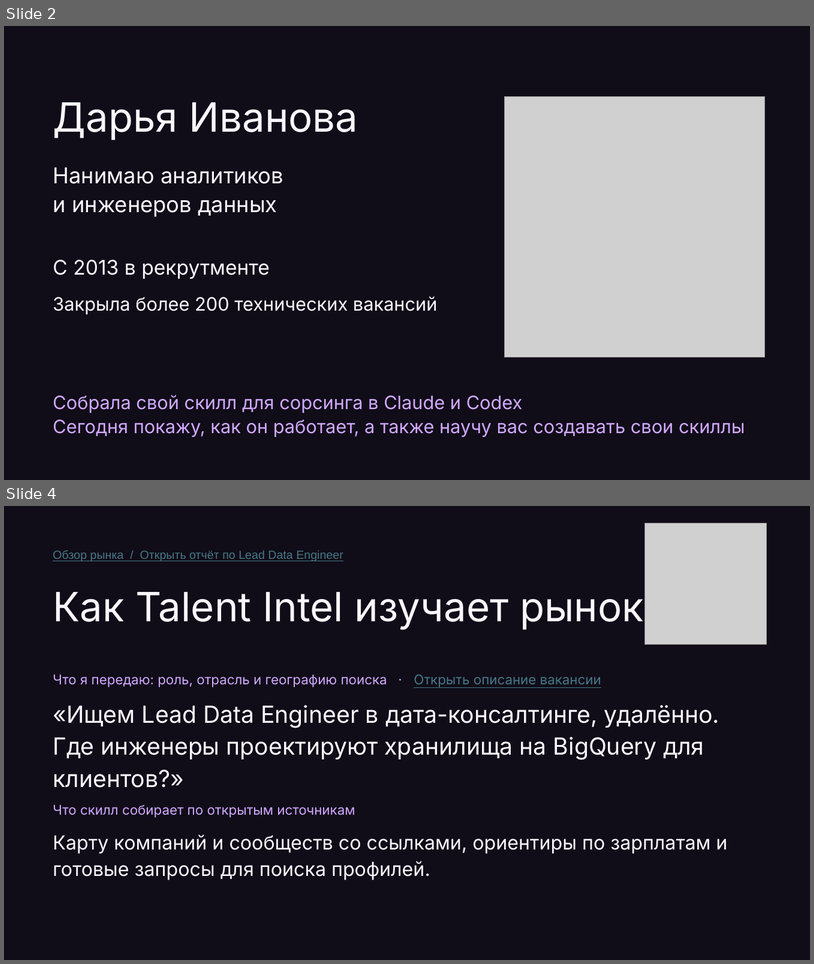
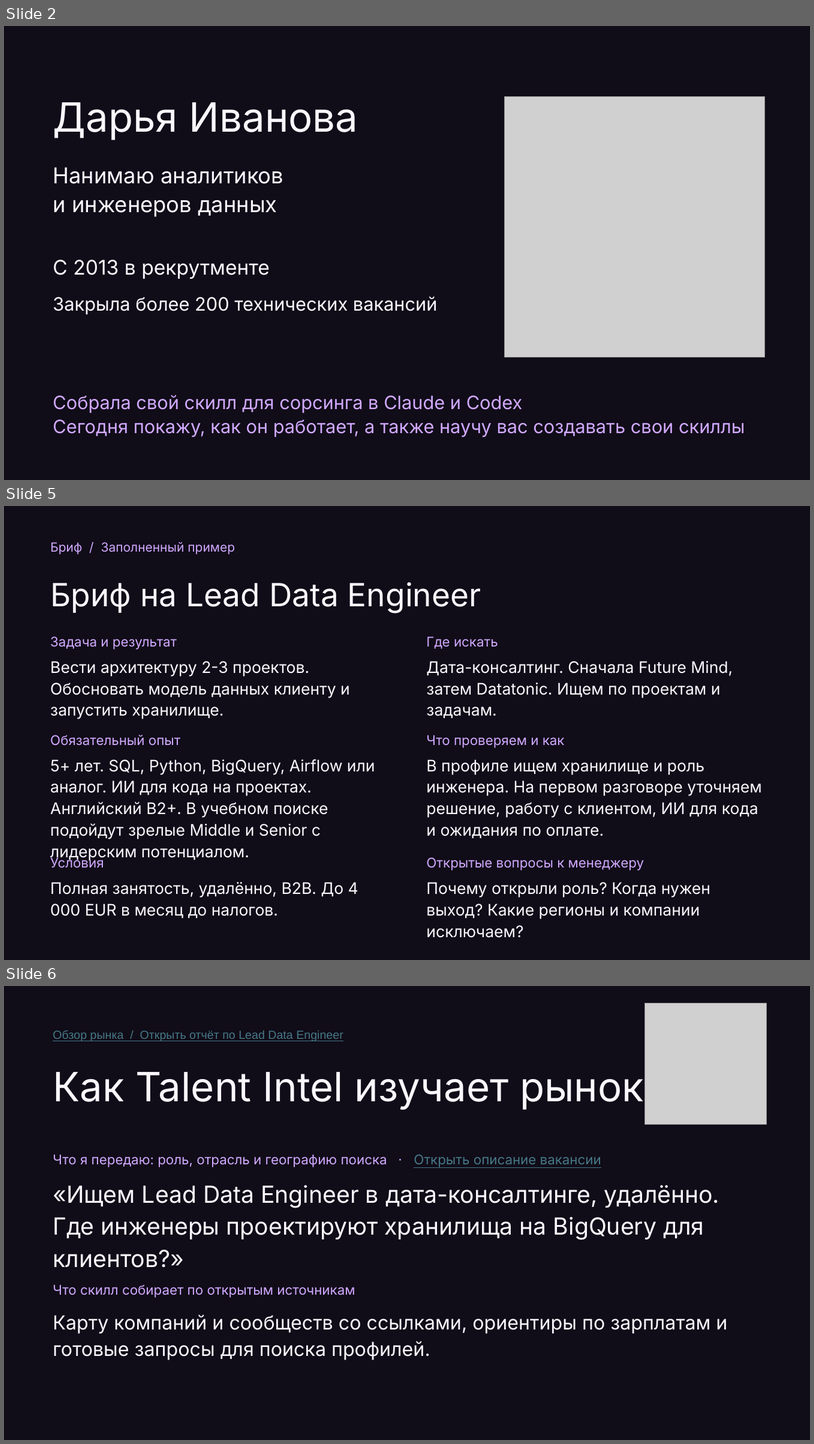
Before and after one commit to Da6ka/ta-meetup-ai-sourcing-2026-11-19, a slide deck: materials/spb-it-recruiter-meetup.pptx. Shown one above the other, each under a label of ours: slides 2 and 4 before the commit, slides 2, 5 and 6 after it; the slides between them are not shown. The pictures are 814x964 and 814x1444 pixels, drawn with LibreOffice and Linux fonts; fonts in the diff are those of the drawing; grey boxes stand for pictures. Boxes give left, top, right and bottom in pixels: in the first picture for what was removed or moved away, otherwise in the second. Text is boxed around its words. In the diff, an @@ line names an element or a change of style, - is before the commit and + after.

```diff
--- a/materials/spb-it-recruiter-meetup.pptx
+++ b/materials/spb-it-recruiter-meetup.pptx
@@ slide 5 added at box(4, 506, 810, 960), background #100C18 @@
@@ text added at box(50, 542, 235, 555), 15 pt, text #D1A9FF @@
+Бриф / Заполненный пример
@@ text added at box(50, 582, 481, 613), 38 pt, text #FAF8FD @@
+Бриф на Lead Data Engineer
@@ text added at box(50, 636, 177, 649), 16 pt, text #D1A9FF @@
+Задача и результат
@@ text added at box(426, 636, 498, 649), 16 pt, text #D1A9FF @@
+Где искать
@@ text added at box(50, 661, 350, 719), 19 pt, text #FAF8FD @@
+Вести архитектуру 2-3 проектов. Обосновать модель данных клиенту и запустить хранилище.
@@ text added at box(426, 661, 733, 718), 19 pt, text #FAF8FD @@
+Дата-консалтинг. Сначала Future Mind, затем Datatonic. Ищем по проектам и задачам.
@@ text added at box(50, 735, 180, 745), 16 pt, text #D1A9FF @@
+Обязательный опыт
@@ text added at box(426, 735, 565, 748), 16 pt, text #D1A9FF @@
+Что проверяем и как
@@ text added at box(50, 759, 375, 860), 19 pt, text #FAF8FD @@
+5+ лет. SQL, Python, BigQuery, Airflow или аналог. ИИ для кода на проектах. Английский B2+. В учебном поиске подойдут зрелые Middle и Senior с лидерским потенциалом.
@@ text added at box(426, 759, 762, 838), 19 pt, text #FAF8FD @@
+В профиле ищем хранилище и роль инженера. На первом разговоре уточняем решение, работу с клиентом, ИИ для кода и ожидания по оплате.
@@ text added at box(50, 856, 104, 868), 16 pt, text #D1A9FF @@
+Условия
@@ text added at box(426, 857, 644, 870), 16 pt, text #D1A9FF @@
+Открытые вопросы к менеджеру
@@ text added at box(50, 882, 359, 918), 19 pt, text #FAF8FD @@
+Полная занятость, удалённо, B2B. До 4 000 EUR в месяц до налогов.
@@ text added at box(426, 882, 711, 937), 19 pt, text #FAF8FD @@
+Почему открыли роль? Когда нужен выход? Какие регионы и компании исключаем?
@@ what was slide 4 is now slide 6 @@
```
Also in this commit, not shown: 8 slides changed, 3 other slides added, 2 other files.
